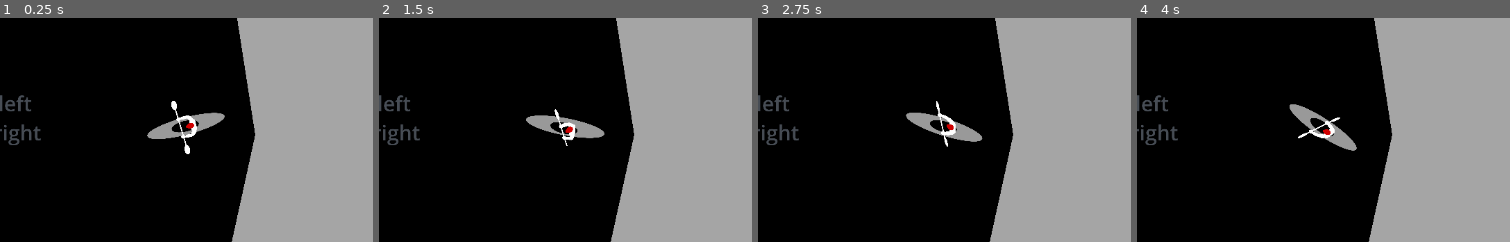
Above: before the commit, frames 1-4 (left to right).
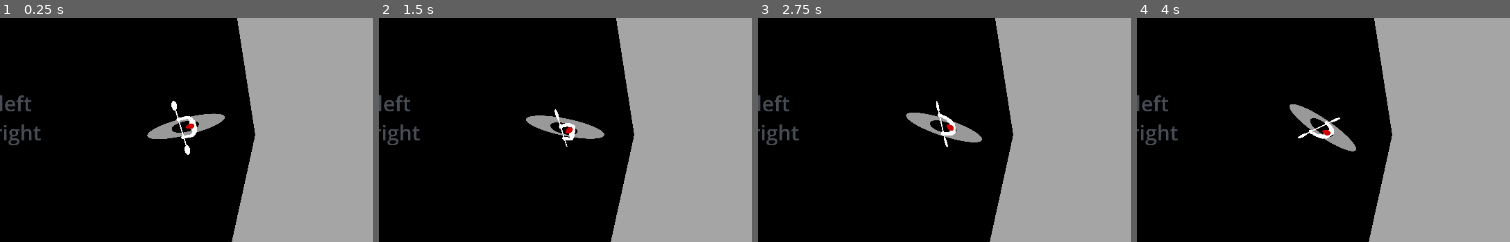
Above: after the commit, the same moments.

Repository: valentinlageard/kayak
Game: Godot game, scene res://main_scene.tscn
Two runs of this game, one before a commit and one after it. Both use one fixed random seed, a clock stepped at 60 frames per second and the inputs below.
Inputs:
- Up to frame 1 (0.25 s): no input
- Up to frame 2 (1.5 s): tap Enter at 0.5 s; hold E (break_right) 0.53-1.28 s; hold Q (break_left) from 1.28 s (still down)
- Up to frame 3 (2.75 s): release Q (break_left) at 2.03 s; hold E (break_right) from 2.03 s (still down)
- Up to frame 4 (4 s): release E (break_right) at 3.53 s; hold Q (break_left) from 3.53 s (still down)
The pictures show only the part of the screen within x 22-72%, y 26-76%; the shares and areas given below are measured in that part.

The runs differ from the first frame. In frame 1, 0.3% of the frame differs, in the area x 43-61%, y 37-62%; in frame 2, 0.3%; in frame 3, 0.3%; in frame 4, 0.3%, in the area x 42-59%, y 39-60%.

Commit message:
fix main_character sprite skewness

Diff:
--- a/main_character.tscn
+++ b/main_character.tscn
@@ -198,8 +198,9 @@
 }
 
 [node name="Sprite2D" type="Sprite2D" parent="."]
-position = Vector2(0.71, 0.9)
+position = Vector2(0.6, 0.9)
 scale = Vector2(0.017, 0.017)
+skew = 0.0122173
 texture = ExtResource("17_kg3iu")
 hframes = 4
 vframes = 5
